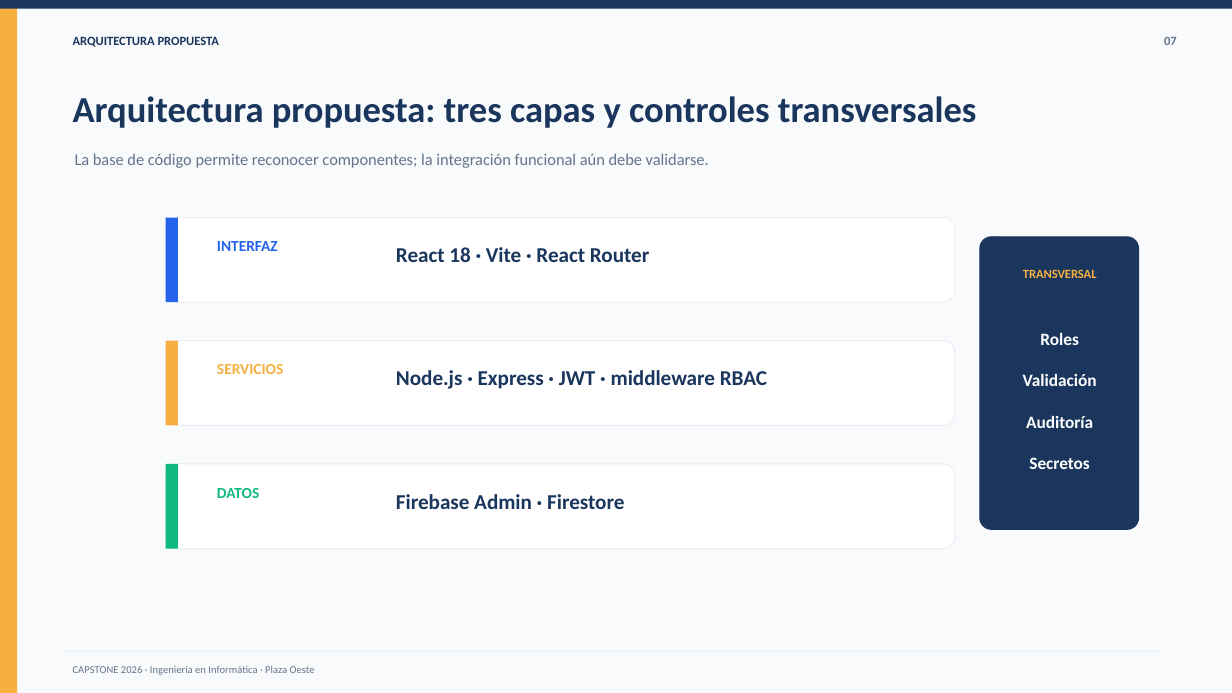
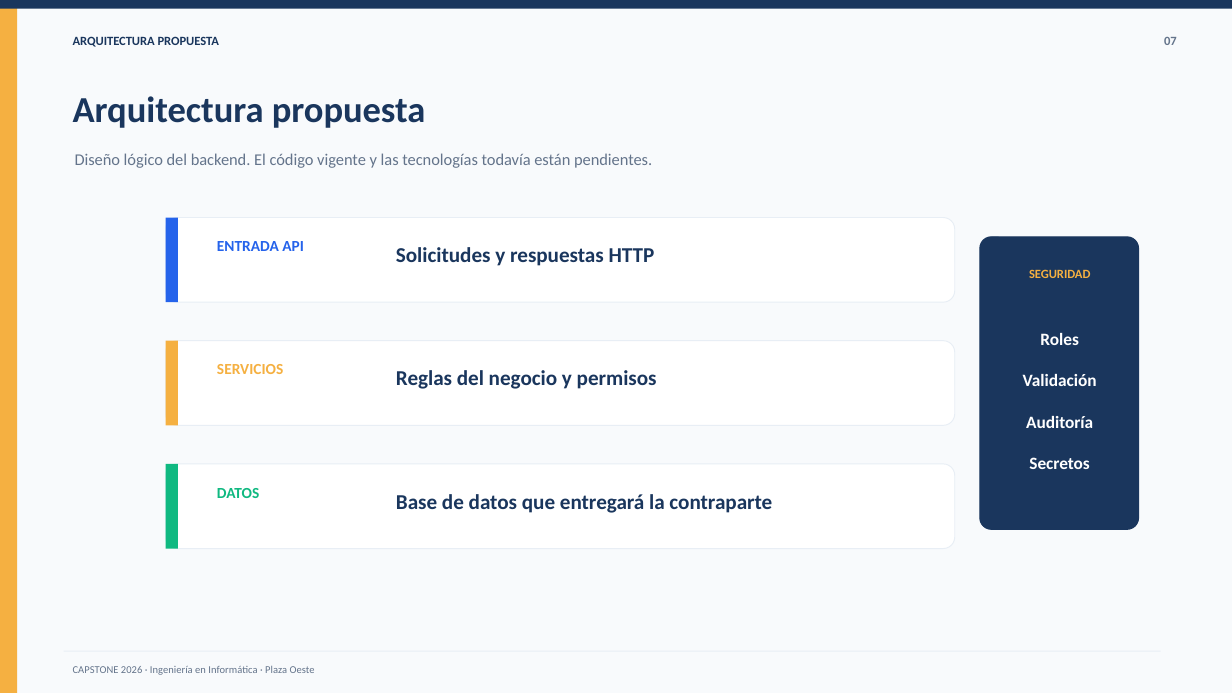
Before and after one commit to tsddds/Capstone_Aprueba-Administracion_Grupo8, a slide deck: slide 7 of Fase1/Evidencias_grupales/02_Presentacion_Proyecto_Fase1_Aprueba_Administracion.pptx. Drawn at 1232x693 pixels with LibreOffice and Linux fonts; fonts in the diff are those of the drawing. Boxes give left, top, right and bottom in pixels: in the first picture for what was removed or moved away, otherwise in the second. Text is boxed around its words. In the diff, an @@ line names an element or a change of style, - is before the commit and + after.

Commit message:
Actualiza evidencias grupales Fase 1 solo backend y README

```diff
--- a/Fase1/Evidencias_grupales/02_Presentacion_Proyecto_Fase1_Aprueba_Administracion.pptx
+++ b/Fase1/Evidencias_grupales/02_Presentacion_Proyecto_Fase1_Aprueba_Administracion.pptx
@@ text at (73,96,426,128): text changed @@
-Arquitectura propuesta: tres capas y controles transversales
+Arquitectura propuesta
@@ text at (75,153,652,168): text changed @@
-La base de código permite reconocer componentes; la integración funcional aún debe validarse.
+Diseño lógico del backend. El código vigente y las tecnologías todavía están pendientes.
@@ text at (217,241,304,251): text changed @@
-INTERFAZ
+ENTRADA API
@@ text at (396,247,655,266): text changed @@
-React 18 · Vite · React Router
+Solicitudes y respuestas HTTP
@@ text at (1029,269,1090,278): text changed @@
-TRANSVERSAL
+SEGURIDAD
@@ text at (396,370,657,389): text changed @@
-Node.js · Express · JWT · middleware RBAC
+Reglas del negocio y permisos
@@ text at (396,494,772,513): text changed @@
-Firebase Admin · Firestore
+Base de datos que entregará la contraparte
```
Also in this commit, not shown: 9 other slides changed, 1 slide added, 1 slide removed, 33 other files.
